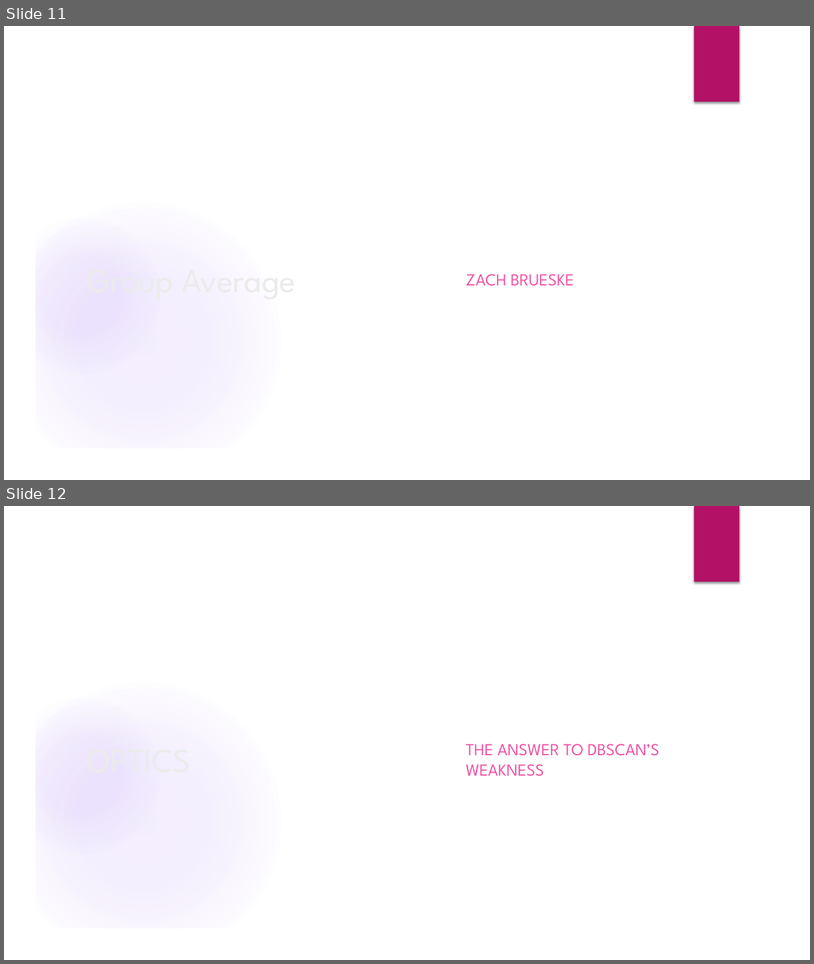
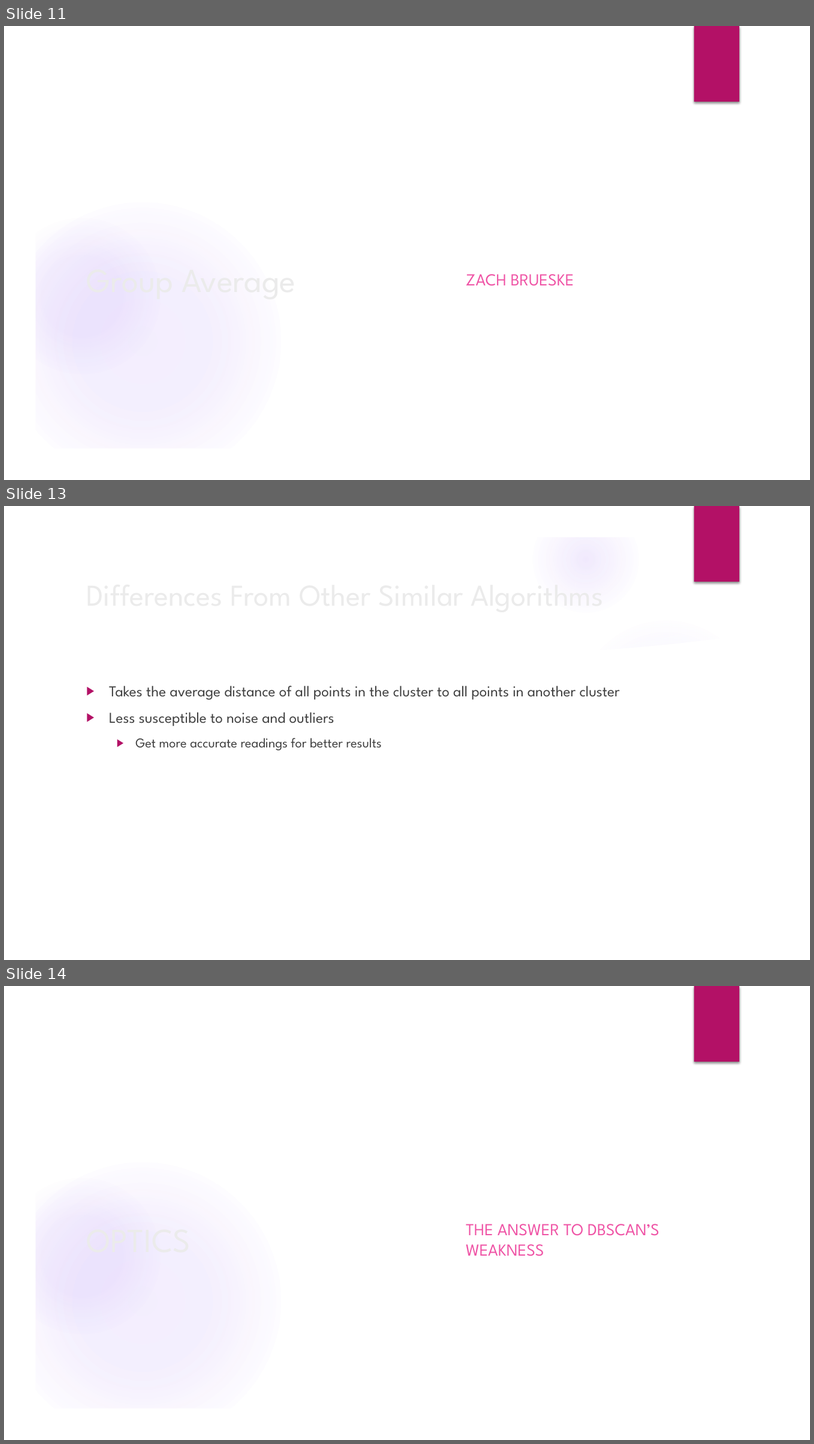
Before and after one commit to Austhyma/DataMining_Project, a slide deck: FinalPresentation.pptx. Shown one above the other, each under a label of ours: slides 11 and 12 before the commit, slides 11, 13 and 14 after it; the slides between them are not shown. The pictures are 814x964 and 814x1444 pixels, drawn with LibreOffice and Linux fonts; fonts in the diff are those of the drawing; background and template pictures are left out. Boxes give left, top, right and bottom in pixels: in the first picture for what was removed or moved away, otherwise in the second. Text is boxed around its words. In the diff, an @@ line names an element or a change of style, - is before the commit and + after.

```diff
--- a/FinalPresentation.pptx
+++ b/FinalPresentation.pptx
@@ slide 13 added at <box>4,506,810,960</box>, background picture (left out); not listed: 6 template elements that a slide beside it also shows @@
@@ title added at <box>80,570,660,617</box>, 36 pt, text #EBEBEB @@
+Differences From Other Similar Algorithms
@@ freeform shape added at <box>565,607,785,673</box>, fill #FFFFFF at 20% opacity @@
@@ freeform shape added at <box>34,630,780,930</box>, fill #FFFFFF @@
@@ ellipse added at <box>573,617,759,803</box>, fill gradient #9B6BF2 @@
@@ text added at <box>109,685,620,750</box>, 18 pt, text #404040 @@
+▶ Takes the average distance of all points in the cluster to all points in another cluster
+▶ Less susceptible to noise and outliers
+  ▶ Get more accurate readings for better results
@@ what was slide 12 is now slide 14 @@
```
Also in this commit, not shown: 1 slide changed, 1 other slide added.
